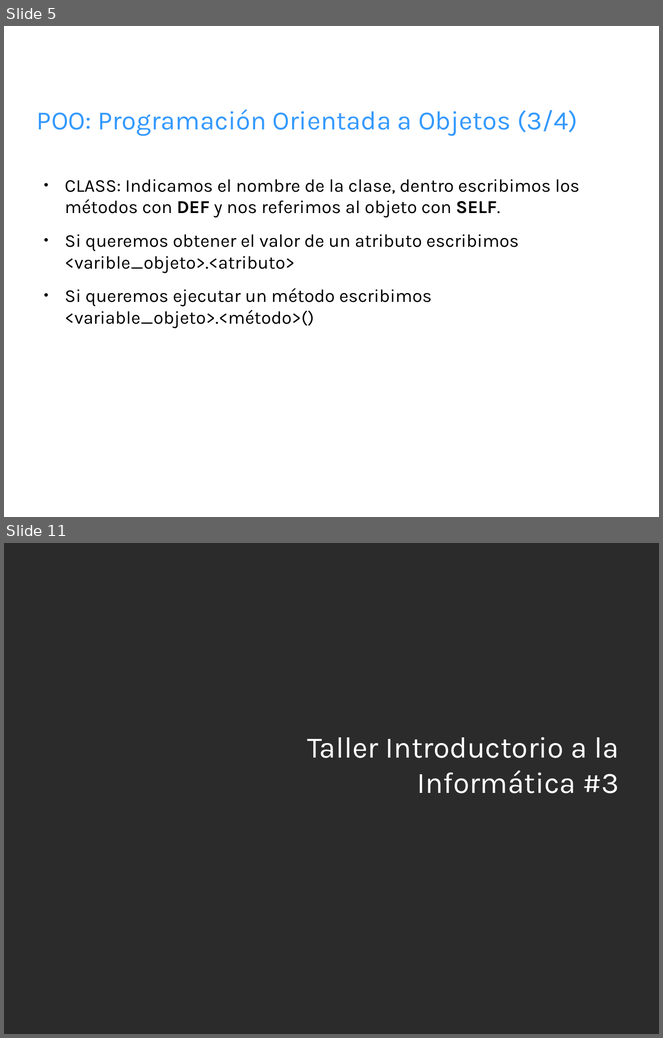
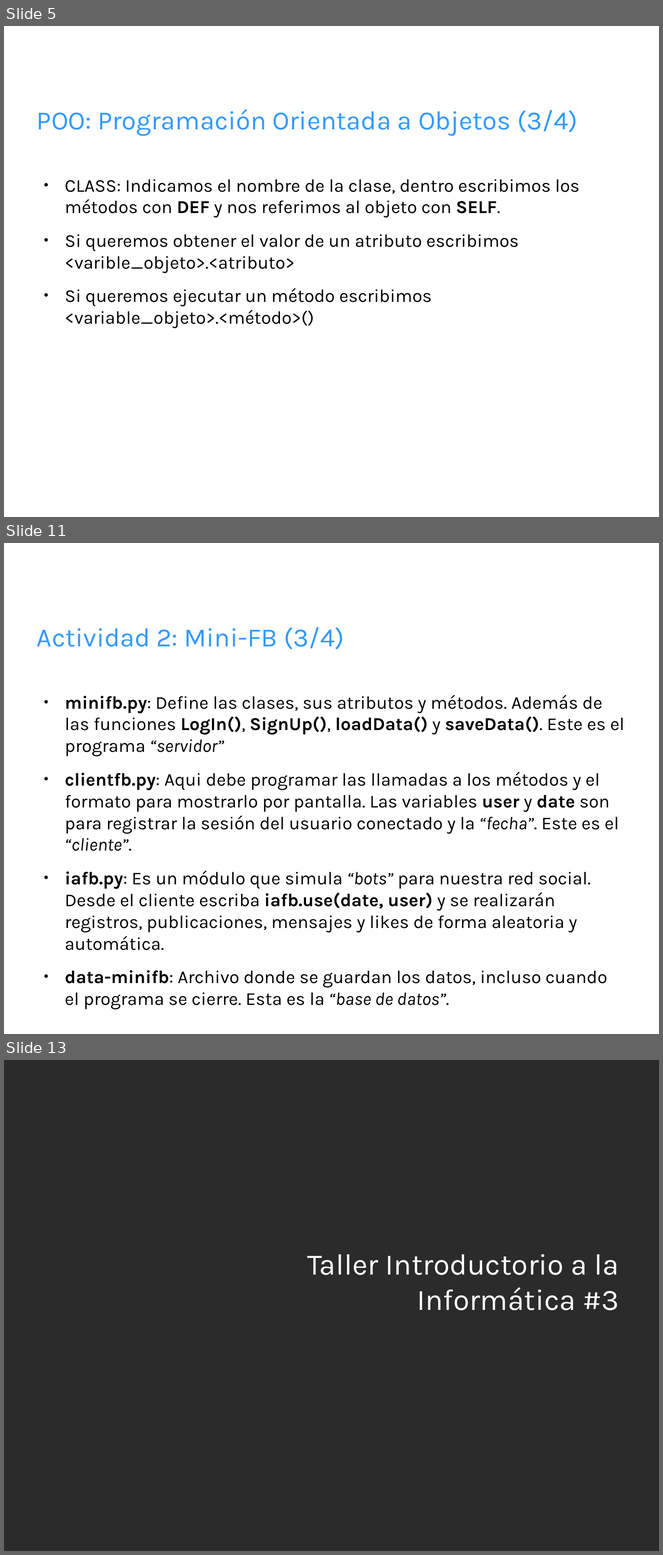
Before and after one commit to fbrzd/Python-taller, a slide deck: sesion-3/TII-3.odp. Shown one above the other, each under a label of ours: slides 5 and 11 before the commit, slides 5, 11 and 13 after it; the slides between them are not shown. The pictures are 663x1038 and 663x1555 pixels, drawn with LibreOffice and Linux fonts; fonts in the diff are those of the drawing; background and template pictures are left out; a plain dark background stands for a picture behind light text. Boxes give left, top, right and bottom in pixels: in the first picture for what was removed or moved away, otherwise in the second. Text is boxed around its words. In the diff, an @@ line names an element or a change of style, - is before the commit and + after.

```diff
--- a/sesion-3/TII-3.odp
+++ b/sesion-3/TII-3.odp
@@ slide 11 added at bbox=[4, 543, 659, 1034], background picture (left out) @@
@@ title added at bbox=[37, 627, 344, 650], 32 pt, text #3399FF @@
+Actividad 2: Mini-FB (3/4)
@@ text added at bbox=[65, 695, 625, 1010], 22 pt, text #000000 @@
+● minifb.py: Define las clases, sus atributos y métodos. Además de las funciones LogIn(), SignUp(), loadData() y saveData(). Este es el programa “servidor”
+● clientfb.py: Aqui debe programar las llamadas a los métodos y el formato para mostrarlo por pantalla. Las variables user y date son para registrar la sesión del usuario conectado y la “fecha”. Este es el “cliente”.
+● iafb.py: Es un módulo que simula “bots” para nuestra red social. Desde el cliente escriba iafb.use(date, user) y se realizarán registros, publicaciones, mensajes y likes de forma aleatoria y automática.
+● data-minifb: Archivo donde se guardan los datos, incluso cuando el programa se cierre. Esta es la “base de datos”.
@@ what was slide 11 is now slide 13 @@
```
Also in this commit, not shown: 4 slides changed, 2 other slides added, 1 slide removed.
